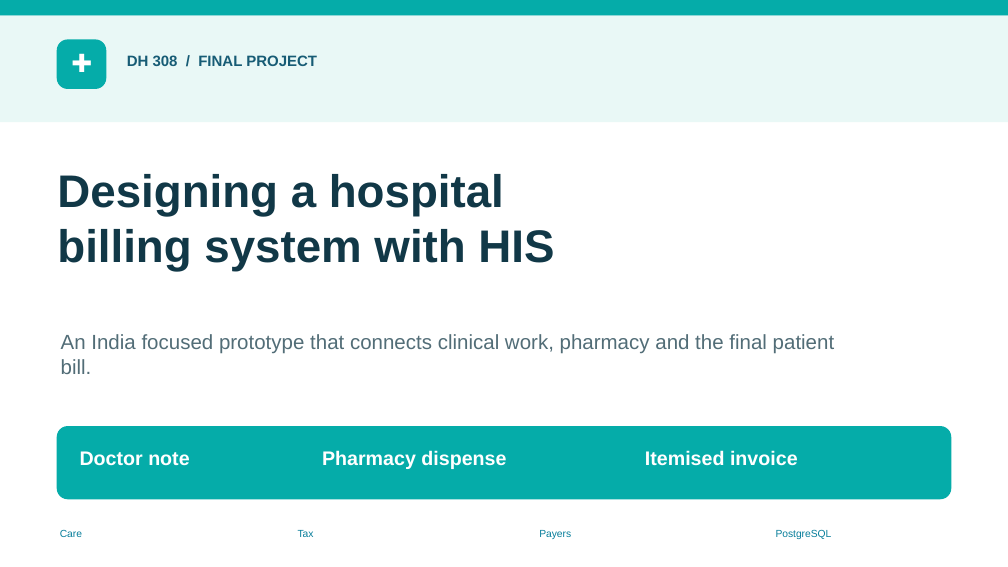
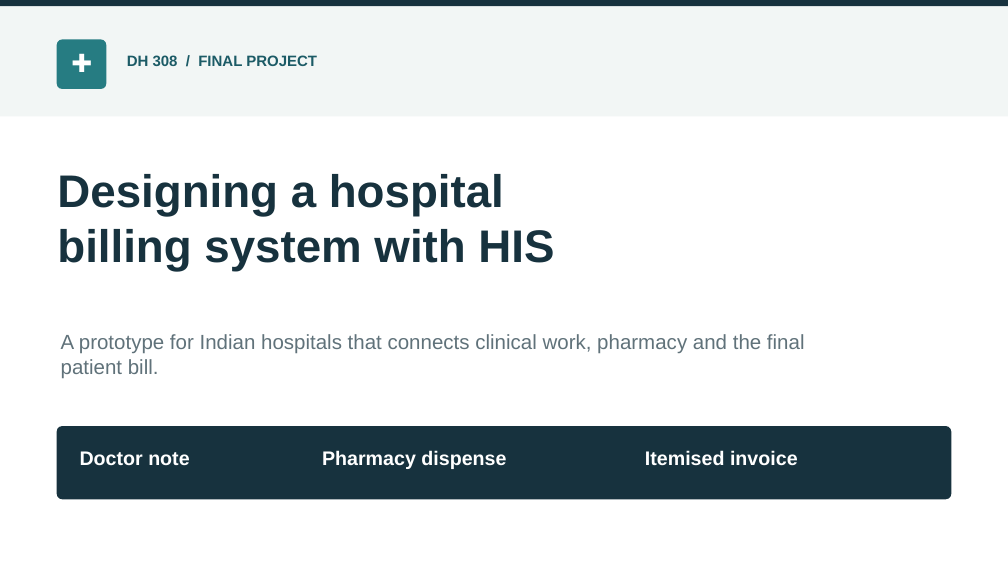
Before and after one commit to Osama-Bin-Lagging/tiveri-billing, a slide deck: slide 1 of presentation/DH308_HIS_Billing_Final.pptx. Drawn at 1008x567 pixels with LibreOffice and Linux fonts; fonts in the diff are those of the drawing. Boxes give left, top, right and bottom in pixels: in the first picture for what was removed or moved away, otherwise in the second. Text is boxed around its words. In the diff, an @@ line names an element or a change of style, - is before the commit and + after.

Commit message:
Refine final presentation design

```diff
--- a/presentation/DH308_HIS_Billing_Final.pptx
+++ b/presentation/DH308_HIS_Billing_Final.pptx
@@ rectangle: place and size @@
-rectangle at [0, 16, 1008, 123]
+rectangle at [0, 6, 1008, 116]
@@ rectangle at [0, 6, 1008, 116]: fill #E9F8F6 to #F2F6F5 @@
@@ rectangle: place and size @@
-rectangle at [0, 0, 1008, 16]
+rectangle at [0, 0, 1008, 6]
@@ rectangle at [0, 0, 1008, 6]: fill #05ACA9 to #17323E @@
@@ rounded rectangle at [57, 39, 107, 89]: fill #05ACA9 to #267C82; proportions changed @@
@@ text "DH 308 / FINAL PROJECT" at [127, 55, 317, 66]: text colour #175C75 to #1C5B66 @@
@@ text at [61, 334, 805, 378]: text changed; text colour #526D77 to #60727A @@
-An India focused prototype that connects clinical work, pharmacy and the final patient bill.
+A prototype for Indian hospitals that connects clinical work, pharmacy and the final patient bill.
@@ rounded rectangle at [57, 426, 951, 500]: fill #05ACA9 to #17323E; proportions changed @@
@@ text removed at [60, 530, 82, 537] @@
-Care
@@ text removed at [298, 530, 314, 537] @@
-Tax
@@ text removed at [539, 530, 571, 539] @@
-Payers
@@ text removed at [776, 530, 832, 539] @@
-PostgreSQL
```
Also in this commit, not shown: 20 other slides changed.
